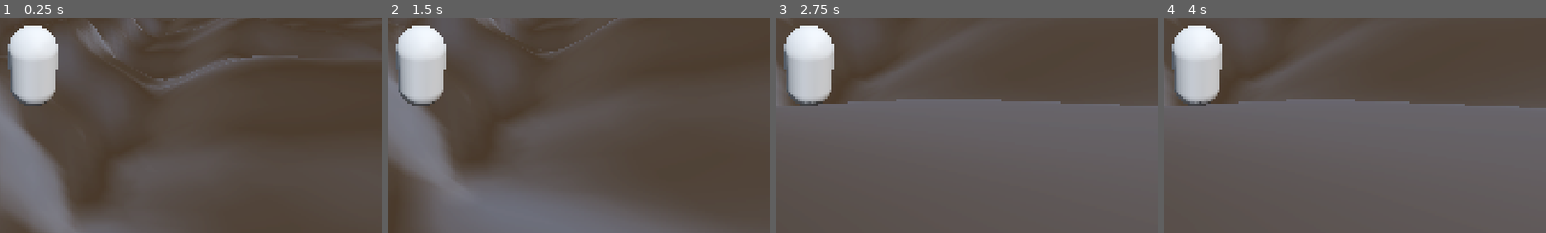
Above: before the commit, frames 1-4 (left to right).
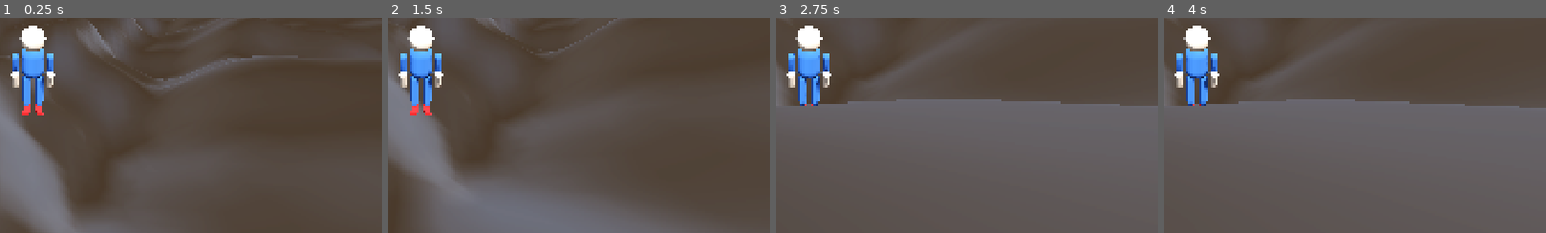
Above: after the commit, the same moments.

Repository: kimhanui/ski-boarder
Game: Godot game, scene res://scenes/main.tscn
The game is run twice, just before and just after one commit, with the same random seed, the same clock (stepped at 60 frames per second) and the same inputs.
Inputs (mouse positions are % of the whole screen's width and height, from its top left):
- Up to frame 1 (0.25 s): no input
- Up to frame 2 (1.5 s): click "Easy" at 0.5 s; move the mouse to (72, 45) at 1.27 s; hold D (move_right) from 1.28 s (still down); hold Shift (sprint) from 1.28 s (still down); click (72, 45) at 1.42 s
- Up to frame 3 (2.75 s): tap Space (jump) at 1.52 s; release D (move_right) at 2 s; release Shift (sprint) at 2 s; drag from (30, 55) to (45, 70) at 2.02 s
- Up to frame 4 (4 s): click "Medium" at 2.75 s; click "Easy" at 3.5 s
The pictures show only the part of the screen within x 46-96%, y 40-90%; the shares and areas given below are measured in that part.

The runs differ from the first frame. In frame 1, 3.8% of the frame differs, in the area x 2-16%, y 3-46%; in frame 2, 3.8%; in frame 3, 3.6%; in frame 4, 3.7%.

Commit message:
Fix ski positioning and improve ski shape with tapered design
- Raise ski position from -0.72 to -0.68 to prevent clipping into terrain
- Replace BoxMesh with PrismMesh for skis to create tapered (narrow front) shape for more realistic appearance
- Maintain ski functionality for braking animations

🤖 Generated with [Claude Code](https://claude.com/claude-code)

Co-Authored-By: Claude <noreply@anthropic.com>

Diff:
--- a/scenes/player/player.tscn
+++ b/scenes/player/player.tscn
@@ -1,12 +1,37 @@
-[gd_scene load_steps=7 format=3 uid="uid://c6xj3q8pxr7kv"]
+[gd_scene load_steps=12 format=3 uid="uid://c6xj3q8pxr7kv"]
 
 [ext_resource type="Script" uid="uid://lf14tmup8yax" path="res://scripts/player/player.gd" id="1_player_script"]
 
 [sub_resource type="CapsuleShape3D" id="CapsuleShape3D_1"]
 height = 1.8
 
-[sub_resource type="CapsuleMesh" id="CapsuleMesh_1"]
-height = 1.8
+[sub_resource type="SphereMesh" id="SphereMesh_head"]
+radius = 0.25
+height = 0.5
+
+[sub_resource type="StandardMaterial3D" id="StandardMaterial3D_skin"]
+albedo_color = Color(1, 0.9, 0.8, 1)
+
+[sub_resource type="StandardMaterial3D" id="StandardMaterial3D_eye"]
+albedo_color = Color(0.1, 0.1, 0.1, 1)
+
+[sub_resource type="CapsuleMesh" id="CapsuleMesh_body"]
+radius = 0.25
+height = 0.8
+
+[sub_resource type="StandardMaterial3D" id="StandardMaterial3D_jacket"]
+albedo_color = Color(0.2, 0.4, 0.8, 1)
+
+[sub_resource type="CapsuleMesh" id="CapsuleMesh_limb"]
+radius = 0.08
+height = 0.5
+
+[sub_resource type="PrismMesh" id="PrismMesh_ski"]
+left_to_right = 0.0
+size = Vector3(0.15, 0.05, 1.2)
+
+[sub_resource type="StandardMaterial3D" id="StandardMaterial3D_ski"]
+albedo_color = Color(0.9, 0.1, 0.1, 1)
 
 [sub_resource type="ParticleProcessMaterial" id="ParticleProcessMaterial_snow"]
 direction = Vector3(0, -1, -1)
@@ -15,13 +40,6 @@
 initial_velocity_max = 4.0
 gravity = Vector3(0, -2, 0)
 
-[sub_resource type="SphereMesh" id="SphereMesh_eye"]
-radius = 0.08
-height = 0.16
-
-[sub_resource type="StandardMaterial3D" id="StandardMaterial3D_eye"]
-albedo_color = Color(0.1, 0.1, 0.1, 1)
-
 [node name="Player" type="CharacterBody3D"]
 collision_mask = 2
 script = ExtResource("1_player_script")
@@ -29,32 +47,108 @@
 [node name="CollisionShape3D" type="CollisionShape3D" parent="."]
 shape = SubResource("CapsuleShape3D_1")
 
-[node name="MeshInstance3D" type="MeshInstance3D" parent="."]
-mesh = SubResource("CapsuleMesh_1")
+[node name="Body" type="Node3D" parent="."]
+
+[node name="Head" type="MeshInstance3D" parent="Body"]
+transform = Transform3D(1, 0, 0, 0, 1, 0, 0, 0, 1, 0, 0.65, 0)
+mesh = SubResource("SphereMesh_head")
+surface_material_override/0 = SubResource("StandardMaterial3D_skin")
+
+[node name="LeftEye" type="CSGSphere3D" parent="Body/Head"]
+transform = Transform3D(1, 0, 0, 0, 1, 0, 0, 0, 1, -0.1, 0.05, -0.2)
+radius = 0.04
+material = SubResource("StandardMaterial3D_eye")
+
+[node name="RightEye" type="CSGSphere3D" parent="Body/Head"]
+transform = Transform3D(1, 0, 0, 0, 1, 0, 0, 0, 1, 0.1, 0.05, -0.2)
+radius = 0.04
+material = SubResource("StandardMaterial3D_eye")
+
+[node name="Torso" type="MeshInstance3D" parent="Body"]
+transform = Transform3D(1, 0, 0, 0, 1, 0, 0, 0, 1, 0, 0.15, 0)
+mesh = SubResource("CapsuleMesh_body")
+surface_material_override/0 = SubResource("StandardMaterial3D_jacket")
+
+[node name="LeftArm" type="Node3D" parent="Body"]
+transform = Transform3D(1, 0, 0, 0, 1, 0, 0, 0, 1, -0.35, 0.3, 0)
+
+[node name="UpperArm" type="MeshInstance3D" parent="Body/LeftArm"]
+transform = Transform3D(1, 0, 0, 0, 0.965926, -0.258819, 0, 0.258819, 0.965926, 0, -0.15, 0.1)
+mesh = SubResource("CapsuleMesh_limb")
+surface_material_override/0 = SubResource("StandardMaterial3D_jacket")
+
+[node name="LowerArm" type="MeshInstance3D" parent="Body/LeftArm"]
+transform = Transform3D(1, 0, 0, 0, 0.906308, -0.422618, 0, 0.422618, 0.906308, 0, -0.4, 0.3)
+mesh = SubResource("CapsuleMesh_limb")
+surface_material_override/0 = SubResource("StandardMaterial3D_skin")
+
+[node name="SkiPole" type="MeshInstance3D" parent="Body/LeftArm"]
+transform = Transform3D(1, 0, 0, 0, 0.173648, -0.984808, 0, 0.984808, 0.173648, 0, -0.5, 0)
+mesh = SubResource("CapsuleMesh_limb")
+skeleton = NodePath("../..")
+
+[node name="RightArm" type="Node3D" parent="Body"]
+transform = Transform3D(1, 0, 0, 0, 1, 0, 0, 0, 1, 0.35, 0.3, 0)
+
+[node name="UpperArm" type="MeshInstance3D" parent="Body/RightArm"]
+transform = Transform3D(1, 0, 0, 0, 0.965926, -0.258819, 0, 0.258819, 0.965926, 0, -0.15, 0.1)
+mesh = SubResource("CapsuleMesh_limb")
+surface_material_override/0 = SubResource("StandardMaterial3D_jacket")
+
+[node name="LowerArm" type="MeshInstance3D" parent="Body/RightArm"]
+transform = Transform3D(1, 0, 0, 0, 0.906308, -0.422618, 0, 0.422618, 0.906308, 0, -0.4, 0.3)
+mesh = SubResource("CapsuleMesh_limb")
+surface_material_override/0 = SubResource("StandardMaterial3D_skin")
+
+[node name="SkiPole" type="MeshInstance3D" parent="Body/RightArm"]
+transform = Transform3D(1, 0, 0, 0, 0.173648, -0.984808, 0, 0.984808, 0.173648, 0, -0.5, 0)
+mesh = SubResource("CapsuleMesh_limb")
+skeleton = NodePath("../..")
+
+[node name="LeftLeg" type="Node3D" parent="Body"]
+transform = Transform3D(1, 0, 0, 0, 1, 0, 0, 0, 1, -0.15, -0.3, 0)
+
+[node name="UpperLeg" type="MeshInstance3D" parent="Body/LeftLeg"]
+transform = Transform3D(1, 0, 0, 0, 1, 0, 0, 0, 1, 0, -0.15, 0)
+mesh = SubResource("CapsuleMesh_limb")
+surface_material_override/0 = SubResource("StandardMaterial3D_jacket")
+
+[node name="LowerLeg" type="MeshInstance3D" parent="Body/LeftLeg"]
+transform = Transform3D(1, 0, 0, 0, 1, 0, 0, 0, 1, 0, -0.45, 0)
+mesh = SubResource("CapsuleMesh_limb")
+surface_material_override/0 = SubResource("StandardMaterial3D_jacket")
+
+[node name="Ski" type="MeshInstance3D" parent="Body/LeftLeg"]
+transform = Transform3D(1, 0, 0, 0, 1, 0, 0, 0, 1, 0, -0.68, -0.3)
+mesh = SubResource("PrismMesh_ski")
+surface_material_override/0 = SubResource("StandardMaterial3D_ski")
+
+[node name="RightLeg" type="Node3D" parent="Body"]
+transform = Transform3D(1, 0, 0, 0, 1, 0, 0, 0, 1, 0.15, -0.3, 0)
+
+[node name="UpperLeg" type="MeshInstance3D" parent="Body/RightLeg"]
+transform = Transform3D(1, 0, 0, 0, 1, 0, 0, 0, 1, 0, -0.15, 0)
+mesh = SubResource("CapsuleMesh_limb")
+surface_material_override/0 = SubResource("StandardMaterial3D_jacket")
+
+[node name="LowerLeg" type="MeshInstance3D" parent="Body/RightLeg"]
+transform = Transform3D(1, 0, 0, 0, 1, 0, 0, 0, 1, 0, -0.45, 0)
+mesh = SubResource("CapsuleMesh_limb")
+surface_material_override/0 = SubResource("StandardMaterial3D_jacket")
+
+[node name="Ski" type="MeshInstance3D" parent="Body/RightLeg"]
+transform = Transform3D(1, 0, 0, 0, 1, 0, 0, 0, 1, 0, -0.68, -0.3)
+mesh = SubResource("PrismMesh_ski")
+surface_material_override/0 = SubResource("StandardMaterial3D_ski")
 
 [node name="Camera3D_ThirdPerson" type="Camera3D" parent="."]
 transform = Transform3D(1, 0, 0, 0, 0.866025, 0.5, 0, -0.5, 0.866025, 0, 3, 5)
 current = true
 
 [node name="Camera3D_FirstPerson" type="Camera3D" parent="."]
-transform = Transform3D(1, 0, 0, 0, 1, 0, 0, 0, 1, 0, 1.6, 0)
+transform = Transform3D(1, 0, 0, 0, 1, 0, 0, 0, 1, 0, 0.65, 0)
 
 [node name="SnowParticles" type="GPUParticles3D" parent="."]
 amount = 50
 lifetime = 2.0
 process_material = SubResource("ParticleProcessMaterial_snow")
-
-[node name="LeftEye" type="MeshInstance3D" parent="."]
-transform = Transform3D(1, 0, 0, 0, 1, 0, 0, 0, 1, -0.15, 0.6, -0.4)
-mesh = SubResource("SphereMesh_eye")
-surface_material_override/0 = SubResource("StandardMaterial3D_eye")
-
-[node name="RightEye" type="MeshInstance3D" parent="."]
-transform = Transform3D(1, 0, 0, 0, 1, 0, 0, 0, 1, 0.15, 0.6, -0.4)
-mesh = SubResource("SphereMesh_eye")
-surface_material_override/0 = SubResource("StandardMaterial3D_eye")
-
-[node name="Mouth" type="MeshInstance3D" parent="."]
-transform = Transform3D(1, 0, 0, 0, 0.3, 0, 0, 0, 1, 0, 0.3, -0.42)
-mesh = SubResource("SphereMesh_eye")
-surface_material_override/0 = SubResource("StandardMaterial3D_eye")
